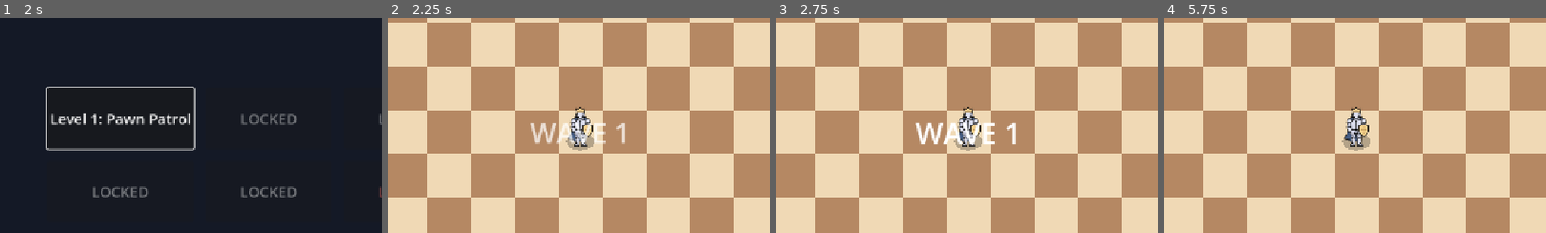
Above: before the commit, frames 1-4 (left to right).
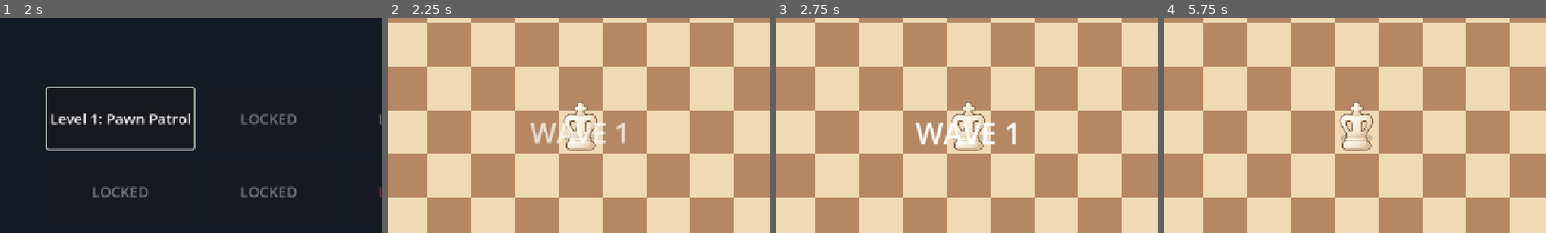
Above: after the commit, the same moments.

Repository: ellen-ying/chess_kingdom_defense
Game: Godot game, scene res://scenes/title_screen.tscn
Same seed, same stepped clock (60 frames per second), same inputs: the game is played once before the commit and once after it.
Inputs (mouse positions are % of the whole screen's width and height, from its top left):
- Up to frame 1 (2 s): tap Enter at 0.5 s; move the mouse to (72, 45) at 0.52 s; hold N (knight) 0.53-1.25 s; click (72, 45) at 0.67 s; tap B (bishop) at 0.77, 1.07 s; tap P (pawn) at 0.8 s; click "Play" at 1.25 s
- Up to frame 2 (2.25 s): click "Level 1: Pawn Patrol" at 2 s
- Up to frame 3 (2.75 s): no input
- Up to frame 4 (5.75 s): click "☰" at 2.75 s; click "Resume" at 3.5 s; click "☰" at 4.25 s; click "Resume" at 5 s
The pictures show only the part of the screen within x 16-66%, y 28-78%; the shares and areas given below are measured in that part.

Frame 1 is identical in both runs. In frame 2, 1.2% of the frame differs, in the area x 45-55%, y 38-62%; in frame 3, 1.1%; in frame 4, 1.4%.

Commit message:
Changed the sprites of the pieces, added sound effects

Diff:
--- a/scenes/main.tscn
+++ b/scenes/main.tscn
@@ -2,7 +2,9 @@
 
 [ext_resource type="Script" uid="uid://cg4411x2innau" path="res://scripts/main.gd" id="1_jyhfs"]
 [ext_resource type="Script" uid="uid://eflb2k1r3d63" path="res://scripts/board.gd" id="1_o5qli"]
+[ext_resource type="AudioStream" uid="uid://de4o0wb3hiem4" path="res://sounds/defense.wav" id="2_0ld40"]
 [ext_resource type="Script" uid="uid://6ap5ikwf4xbk" path="res://scripts/enemy_manager.gd" id="2_0wfyh"]
+[ext_resource type="AudioStream" uid="uid://0yqnblp4jd8b" path="res://sounds/piece_place.wav" id="3_gqmmt"]
 [ext_resource type="Script" uid="uid://dwe255c2k4w0s" path="res://scripts/piece_manager.gd" id="3_sugp2"]
 [ext_resource type="PackedScene" uid="uid://dg5axfkcycn7h" path="res://scenes/king.tscn" id="3_tipki"]
 [ext_resource type="PackedScene" uid="uid://dq3poopyh4me1" path="res://scenes/projectile.tscn" id="6_ya4ey"]
@@ -22,6 +24,14 @@
 [node name="Main" type="Node2D" unique_id=1813833294]
 script = ExtResource("1_jyhfs")
 test_enemy_mode = "Rook"
+
+[node name="DefenseMusic" type="AudioStreamPlayer" parent="." unique_id=668406462]
+stream = ExtResource("2_0ld40")
+autoplay = true
+playback_type = 1
+
+[node name="PiecePlaceSound" type="AudioStreamPlayer" parent="." unique_id=531725703]
+stream = ExtResource("3_gqmmt")
 
 [node name="Background" type="ColorRect" parent="." unique_id=1401302073]
 anchors_preset = 15
--- a/scenes/shadow.tscn
+++ b/scenes/shadow.tscn
@@ -3,5 +3,5 @@
 [ext_resource type="Script" uid="uid://cxii5hyv73qoi" path="res://scripts/shadow.gd" id="1_0rvn4"]
 
 [node name="Shadow" type="Node2D" unique_id=812840974]
-scale = Vector2(1.3, 0.8)
+scale = Vector2(1.5, 0.5)
 script = ExtResource("1_0rvn4")
--- a/scripts/base_enemy.gd
+++ b/scripts/base_enemy.gd
@@ -40,9 +40,10 @@
 	shadow.radius = shadow_radius
 	shadow.queue_redraw()
 
-func take_piece_at_cell(game_reference: Node) -> void:
+func take_piece_at_cell() -> void:
 	var piece = game.find_piece_at_cell(current_cell)
 	if piece != null:
+		game.get_node("PiecePlaceSound").play()
 		game.piece_destroyed(piece)
 
 func update_status_effects(delta: float) -> void:
--- a/scripts/main.gd
+++ b/scripts/main.gd
@@ -224,7 +224,6 @@
 		outcome = "LOSE"
 		waves_survived = wave_manager.current_wave_index
 		end_game()
-		result_overlay.open(outcome)
 		return
 
 	enemy_changed.emit()
@@ -260,7 +259,6 @@
 	outcome = "WIN"
 	waves_survived = wave_manager.current_wave_index
 	LevelProgressManager.complete_level(level_config.level_id)
-	result_overlay.open(outcome)
 	_finish_run()
 
 
@@ -277,6 +275,13 @@
 		RunRewardManager.run_material_earned, CurrencyManager.currency_spent
 	)
 
+	# Single consistent presentation point: every run end (natural
+	# win, natural loss, bot wave-cap/timeout, pause-menu abandon)
+	# opens the result overlay exactly once, after logging and the
+	# material conversion are complete.
+	result_overlay.open(outcome)
+
+
 func _on_currency_changed(new_amount: int) -> void:
 	currency_label.text = (
 		"MATERIALS: %d"
--- a/scripts/placement_controller.gd
+++ b/scripts/placement_controller.gd
@@ -180,6 +180,7 @@
 		active_piece_type, cell.x, cell.y,
 		game.wave_manager.get_current_wave_number()
 	)
+	game.get_node("PiecePlaceSound").play()
 	pieces_parent.add_child(piece)
 	piece.setup(game, cell)
 
--- a/scripts/projectile.gd
+++ b/scripts/projectile.gd
@@ -45,6 +45,7 @@
 	var distance = current_direction.length()
 
 	if distance <= HIT_DISTANCE:
+
 		target.take_damage(damage, source_piece_type)
 		if target is BaseEnemy:
 			SkillManager.apply_projectile_effects(source_piece_type, target)
--- a/scripts/shadow.gd
+++ b/scripts/shadow.gd
@@ -7,5 +7,5 @@
 	draw_circle(
 		Vector2(0, 4) + offset,
 		radius,
-		Color(0, 0, 0, 0.25)
+		Color(0, 0, 0, 0.15)
 	)
--- a/scripts/shadow_bishop.gd
+++ b/scripts/shadow_bishop.gd
@@ -43,7 +43,7 @@
 		move_timer = 0.0
 		move_toward_king()
 
-	take_piece_at_cell(game)
+	take_piece_at_cell()
 
 func move_toward_king() -> void:
 	if abs(direction_to_king.x) == abs(direction_to_king.y):
--- a/scripts/shadow_knight.gd
+++ b/scripts/shadow_knight.gd
@@ -44,7 +44,7 @@
 		move_timer = 0.0
 		move_toward_king()
 
-	take_piece_at_cell(game)
+	take_piece_at_cell()
 
 func move_toward_king() -> void:
 	var king_cell: Vector2i = game.king.current_cell
--- a/scripts/shadow_pawn.gd
+++ b/scripts/shadow_pawn.gd
@@ -28,7 +28,7 @@
 		move_timer = 0.0
 		move_toward_king()
 
-	take_piece_at_cell(game)
+	take_piece_at_cell()
 
 func move_toward_king() -> void:
 	var king_cell: Vector2i = game.king.current_cell
--- a/scripts/shadow_queen.gd
+++ b/scripts/shadow_queen.gd
@@ -41,7 +41,7 @@
 		move_timer = 0.0
 		move_toward_king()
 
-	take_piece_at_cell(game)
+	take_piece_at_cell()
 
 func move_toward_king() -> void:
 	var king_cell: Vector2i = game.king.current_cell
--- a/scripts/shadow_rook.gd
+++ b/scripts/shadow_rook.gd
@@ -46,7 +46,7 @@
 		move_timer = 0.0
 		move_toward_king()
 
-	take_piece_at_cell(game)
+	take_piece_at_cell()
 
 func take_damage(amount: int, source_piece: String) -> void:
 	hp -= amount
Binary file changed: assets/bishop.png
Not shown, changed: assets/bishop.png.import
Binary file changed: assets/king.png
Not shown, changed: assets/king.png.import
Binary file changed: assets/knight.png
Not shown, changed: assets/knight.png.import
Binary file changed: assets/pawn.png
Not shown, changed: assets/pawn.png.import
Binary file changed: assets/queen.png
Not shown, changed: assets/queen.png.import
Binary file changed: assets/rook.png
Not shown, changed: assets/rook.png.import
(and 23 more such lines)
